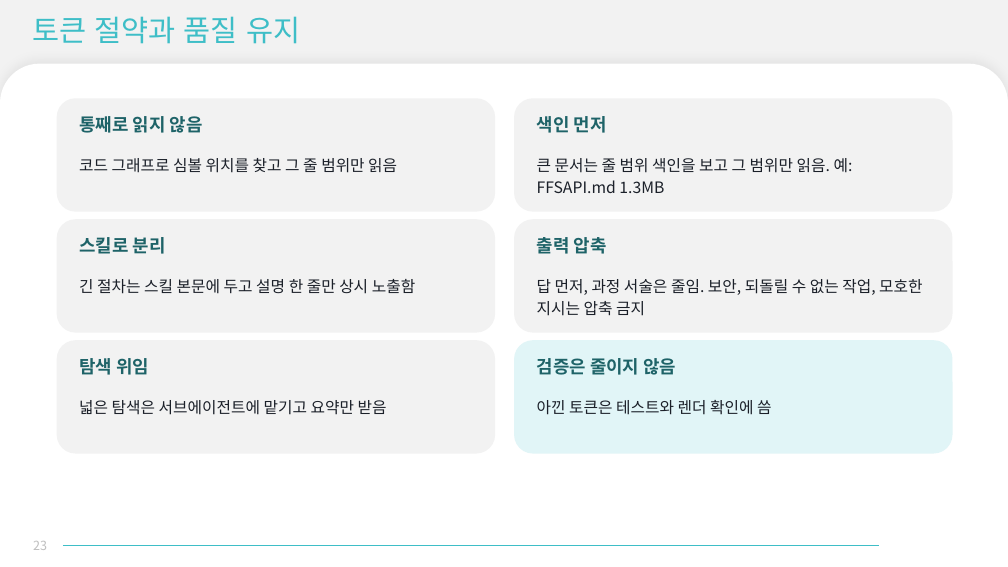
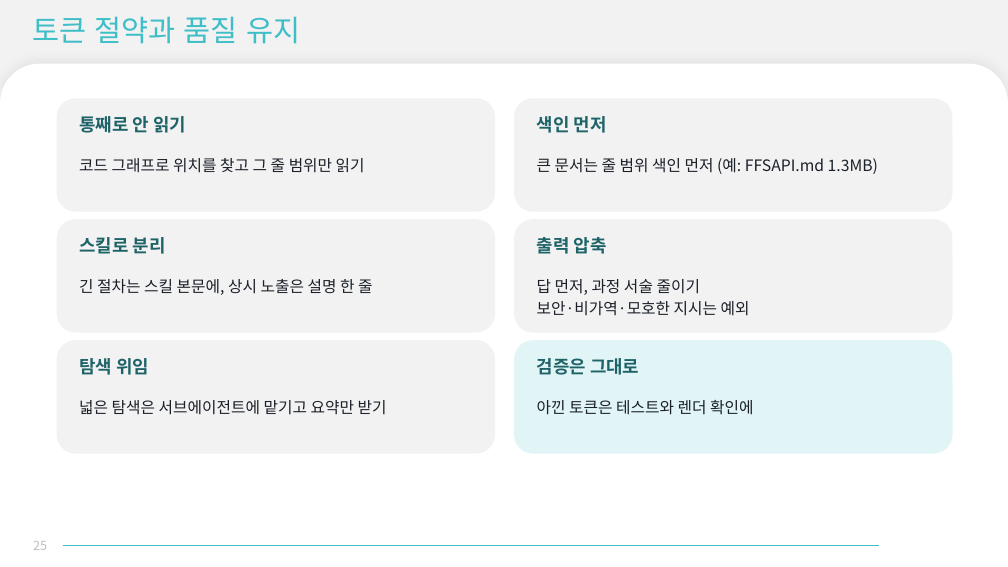
Before and after one commit to evespimrose/SVD-Harness, a slide deck: slide 25 of docs/presentation/LLM-도입-발표.pptx (slide 23 before the commit). Drawn at 1008x567 pixels with LibreOffice and Linux fonts; fonts in the diff are those of the drawing; background and template pictures are left out. Boxes give left, top, right and bottom in pixels: in the first picture for what was removed or moved away, otherwise in the second. Text is boxed around its words. In the diff, an @@ line names an element or a change of style, - is before the commit and + after.

```diff
--- a/docs/presentation/LLM-도입-발표.pptx
+++ b/docs/presentation/LLM-도입-발표.pptx
@@ text at [79, 116, 186, 133]: text changed @@
-통째로 읽지 않음
+통째로 안 읽기
@@ text at [79, 158, 365, 173]: text changed @@
-코드 그래프로 심볼 위치를 찾고 그 줄 범위만 읽음
+코드 그래프로 위치를 찾고 그 줄 범위만 읽기
@@ text at [537, 158, 878, 174]: text changed @@
-큰 문서는 줄 범위 색인을 보고 그 범위만 읽음. 예: FFSAPI.md 1.3MB
+큰 문서는 줄 범위 색인 먼저 (예: FFSAPI.md 1.3MB)
@@ text at [79, 279, 372, 295]: text changed @@
-긴 절차는 스킬 본문에 두고 설명 한 줄만 상시 노출함
+긴 절차는 스킬 본문에, 상시 노출은 설명 한 줄
@@ text at [537, 279, 750, 316]: text changed @@
-답 먼저, 과정 서술은 줄임. 보안, 되돌릴 수 없는 작업, 모호한 지시는 압축 금지
+답 먼저, 과정 서술 줄이기
+보안·비가역·모호한 지시는 예외
@@ text at [537, 358, 639, 375]: text changed @@
-검증은 줄이지 않음
+검증은 그대로
@@ text at [79, 400, 387, 415]: text changed @@
-넓은 탐색은 서브에이전트에 맡기고 요약만 받음
+넓은 탐색은 서브에이전트에 맡기고 요약만 받기
@@ text at [537, 400, 753, 415]: text changed @@
-아낀 토큰은 테스트와 렌더 확인에 씀
+아낀 토큰은 테스트와 렌더 확인에
```
Also in this commit, not shown: 27 other slides changed, 2 slides added.
